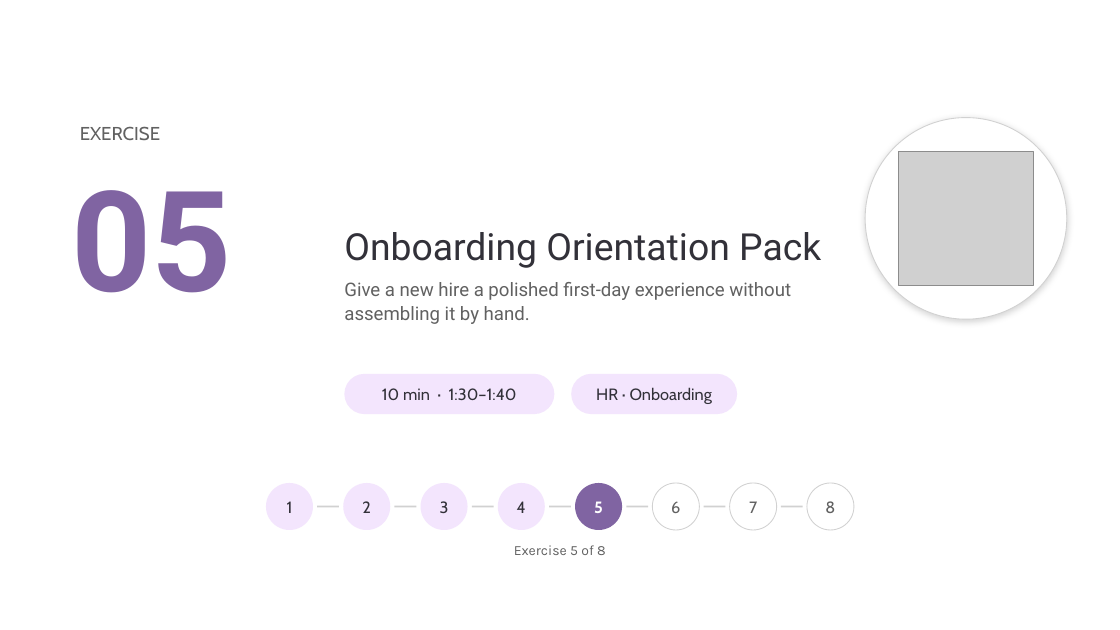
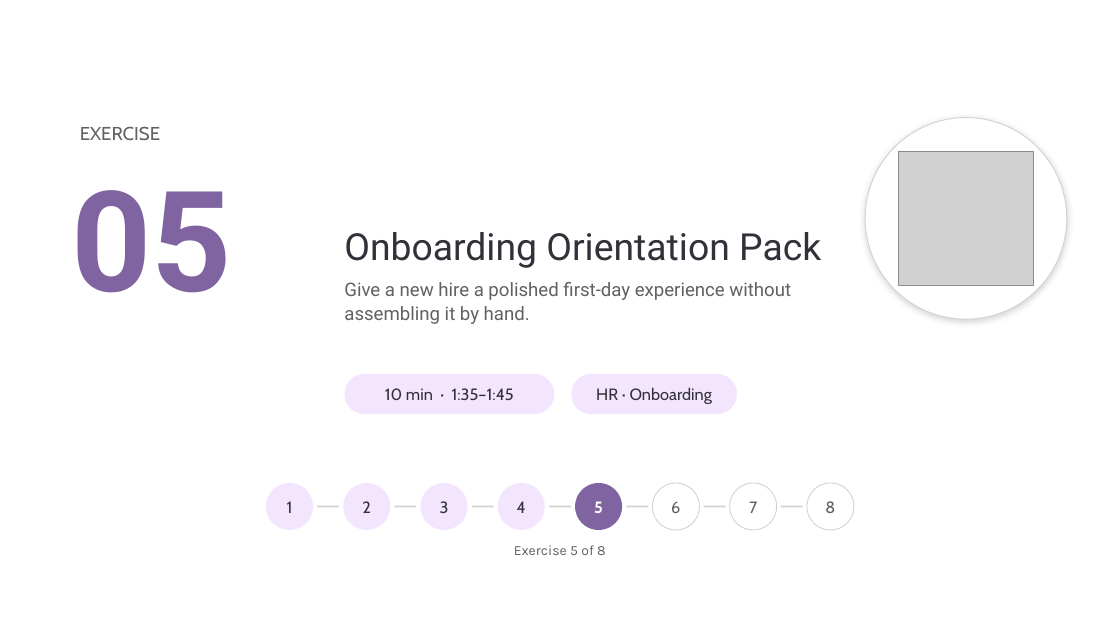
Before and after one commit to ragage/ai_hr_cowork_workshop, a slide deck: slide 33 of instructor/instructor-deck.pptx (slide 36 before the commit). Drawn at 1120x630 pixels with LibreOffice and Linux fonts; fonts in the diff are those of the drawing; grey boxes stand for pictures; background and template pictures are left out. Boxes give left, top, right and bottom in pixels: in the first picture for what was removed or moved away, otherwise in the second. Text is boxed around its words. In the diff, an @@ line names an element or a change of style, - is before the commit and + after.

```diff
--- a/instructor/instructor-deck.pptx
+++ b/instructor/instructor-deck.pptx
@@ text at bbox=[385, 388, 514, 400]: text changed @@
-10 min · 1:30–1:40
+10 min · 1:35–1:45
```
Also in this commit, not shown: 10 other slides changed, 19 other files.
